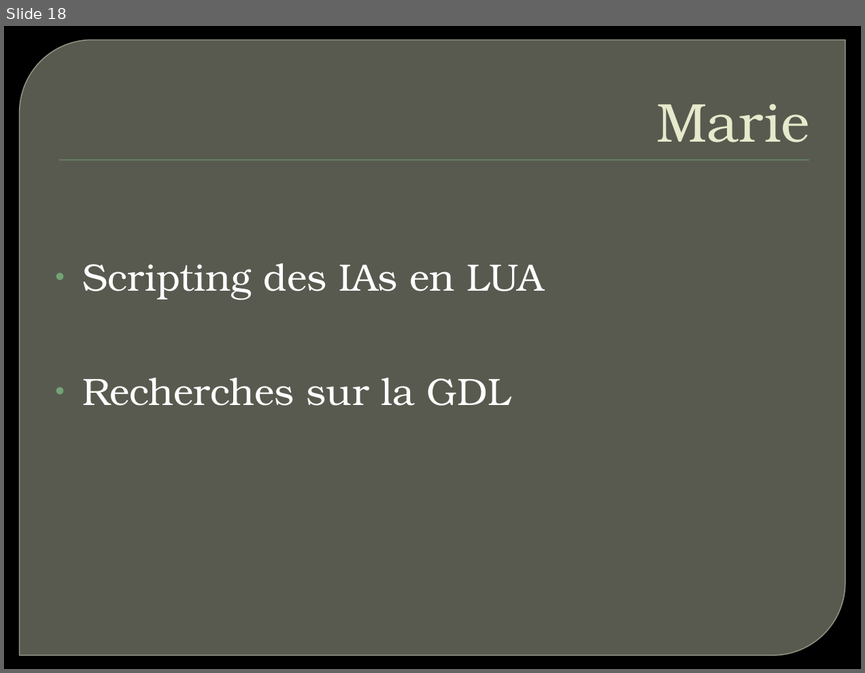
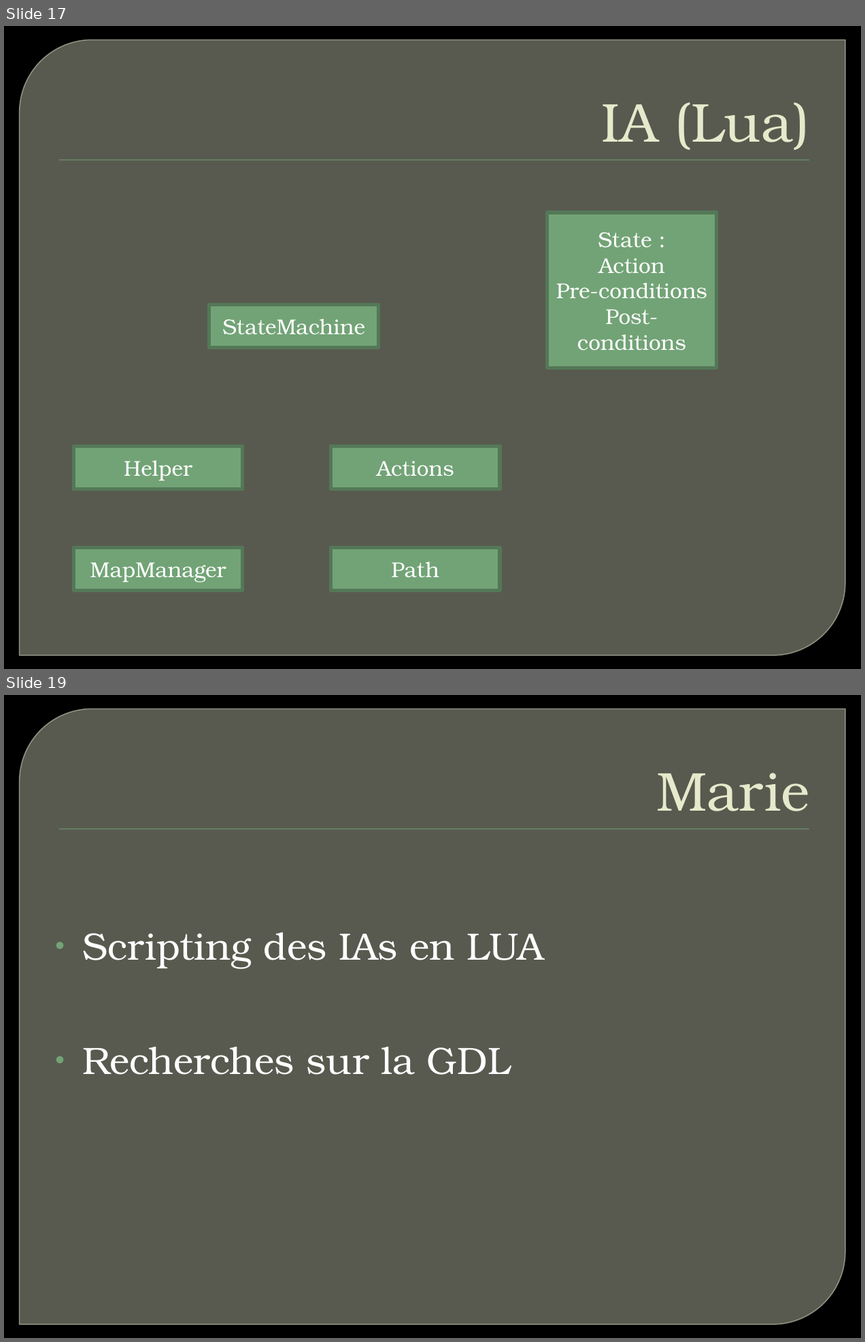
Before and after one commit to Raphy/bomberman, a slide deck: Bomberman - Présentation.pptx. Shown one above the other, each under a label of ours: slide 18 before the commit, slides 17 and 19 after it; the slides between them are not shown. The pictures are 865x673 and 865x1342 pixels, drawn with LibreOffice and Linux fonts; fonts in the diff are those of the drawing; background and template pictures are left out. Boxes give left, top, right and bottom in pixels: in the first picture for what was removed or moved away, otherwise in the second. Text is boxed around its words. In the diff, an @@ line names an element or a change of style, - is before the commit and + after.

```diff
--- a/Bomberman - Présentation.pptx
+++ b/Bomberman - Présentation.pptx
@@ slide 17 added at (4,26,861,669), background picture (left out); not listed: 2 template elements that a slide beside it also shows @@
@@ title added at (602,102,810,150), 46 pt, text #E7EACB @@
+IA (Lua)
@@ rectangle added at (547,213,716,368), fill #72A376, outline #547957 3 pt, 18 pt, text #FFFFFF @@
+State :
+Action
+Pre-conditions
+Post-conditions
@@ rectangle added at (209,305,379,347), fill #72A376, outline #547957 3 pt, 18 pt, text #FFFFFF @@
+StateMachine
@@ rectangle added at (73,446,242,488), fill #72A376, outline #547957 3 pt, 18 pt, text #FFFFFF @@
+Helper
@@ rectangle added at (330,446,499,488), fill #72A376, outline #547957 3 pt, 18 pt, text #FFFFFF @@
+Actions
@@ rectangle added at (73,547,242,590), fill #72A376, outline #547957 3 pt, 18 pt, text #FFFFFF @@
+MapManager
@@ rectangle added at (330,547,499,590), fill #72A376, outline #547957 3 pt, 18 pt, text #FFFFFF @@
+Path
@@ what was slide 18 is now slide 19 @@
```
Also in this commit, not shown: 4 slides changed, 1 other slide added, 1 slide removed.
